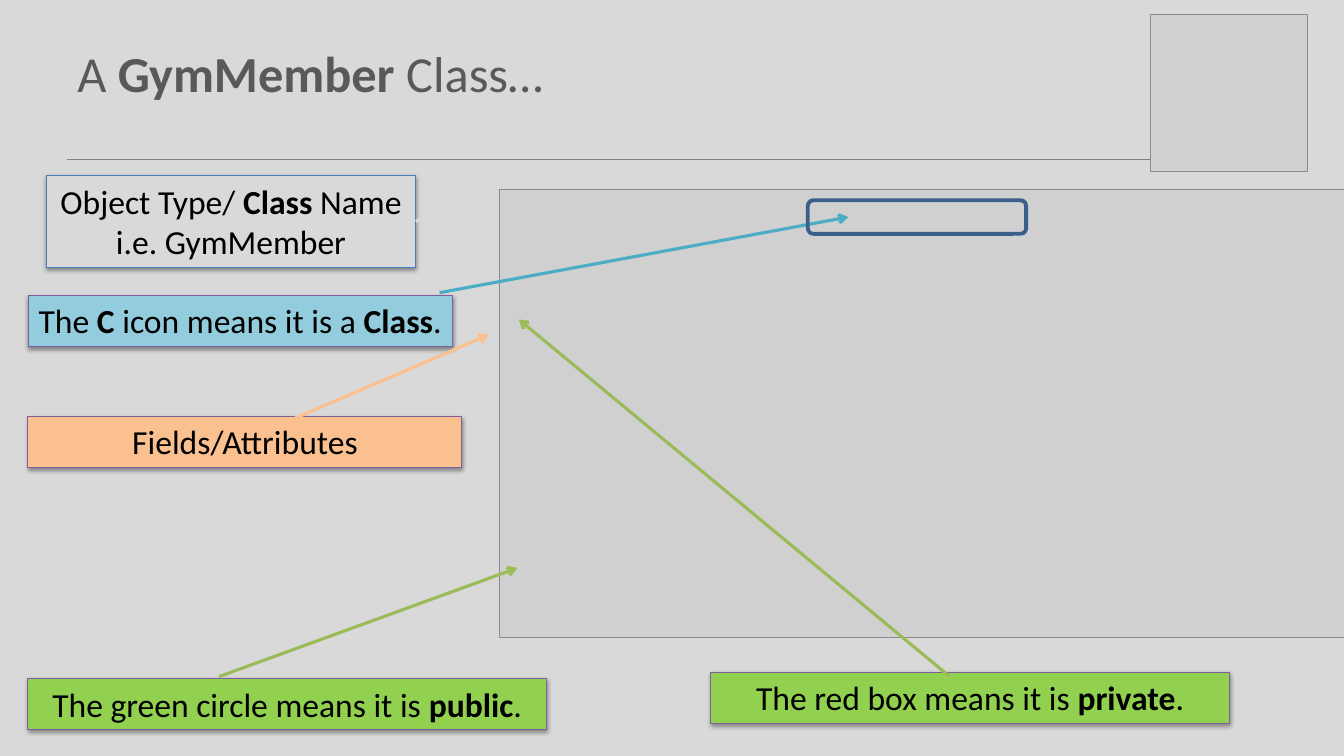
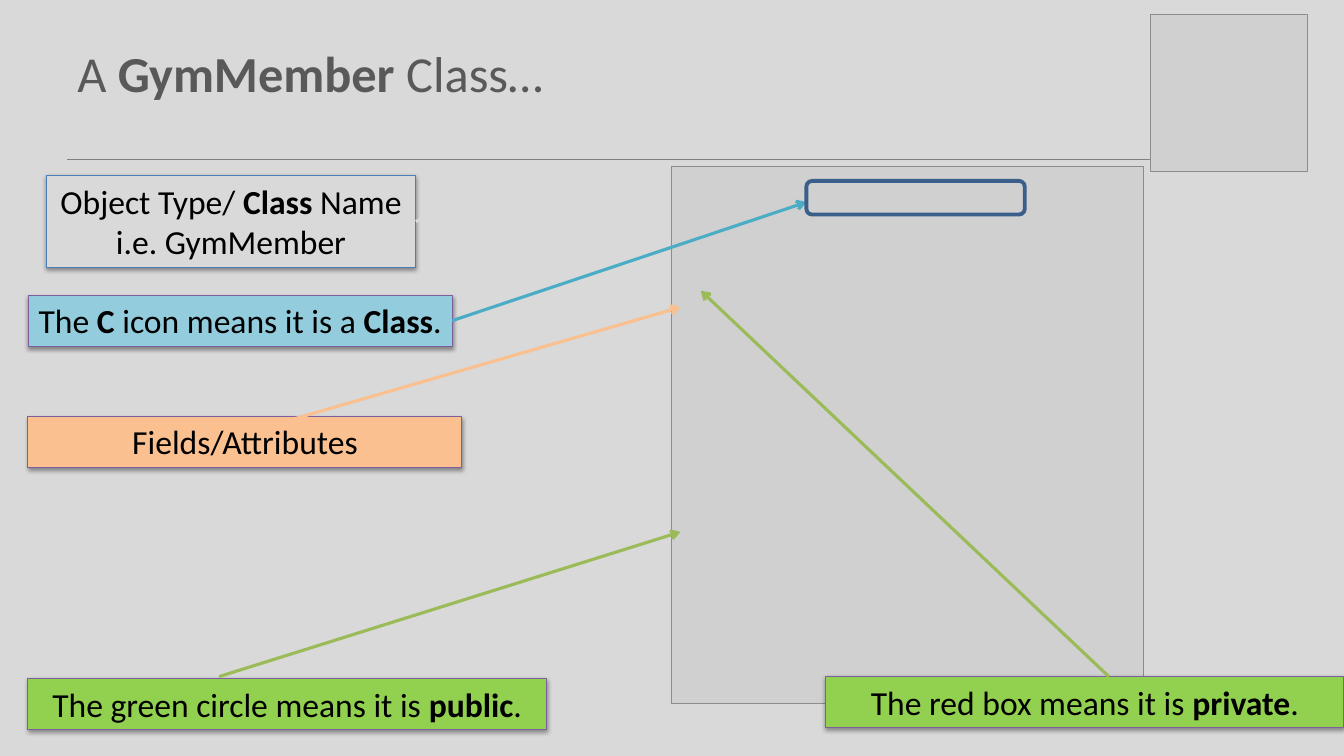
Before and after one commit to Programming-Fundamentals-SETU/prog-fund-1-sept-25, a slide deck: slide 8 of topic08-arrays-of-objects/unit-1/talk-2-gym-app/b-gym-v1.pptx. Drawn at 1344x756 pixels with LibreOffice and Linux fonts; fonts in the diff are those of the drawing; grey boxes stand for pictures. Boxes give left, top, right and bottom in pixels: in the first picture for what was removed or moved away, otherwise in the second. Text is boxed around its words. In the diff, an @@ line names an element or a change of style, - is before the commit and + after.

```diff
--- a/topic08-arrays-of-objects/unit-1/talk-2-gym-app/b-gym-v1.pptx
+++ b/topic08-arrays-of-objects/unit-1/talk-2-gym-app/b-gym-v1.pptx
@@ picture added at box(673, 166, 1144, 703) @@
@@ arrow moved from (440, 292) - (849, 217) to (453, 321) - (807, 203) @@
@@ picture removed at box(500, 190, 1344, 638) @@
@@ rounded rectangle: place and size @@
-rounded rectangle at box(808, 201, 1026, 234)
+rounded rectangle at box(807, 180, 1025, 214)
@@ arrow moved from (950, 677) - (519, 320) to (1109, 677) - (701, 290) @@
@@ arrow moved from (292, 419) - (489, 335) to (292, 419) - (681, 308) @@
@@ arrow moved from (219, 677) - (517, 569) to (219, 677) - (681, 532) @@
@@ rectangle "The red box means it ...": place and size @@
-rectangle "The red box means it ..." at box(711, 673, 1229, 723)
+rectangle "The red box means it ..." at box(826, 677, 1344, 727)
```
Also in this commit, not shown: 9 other slides changed, 42 other files.
